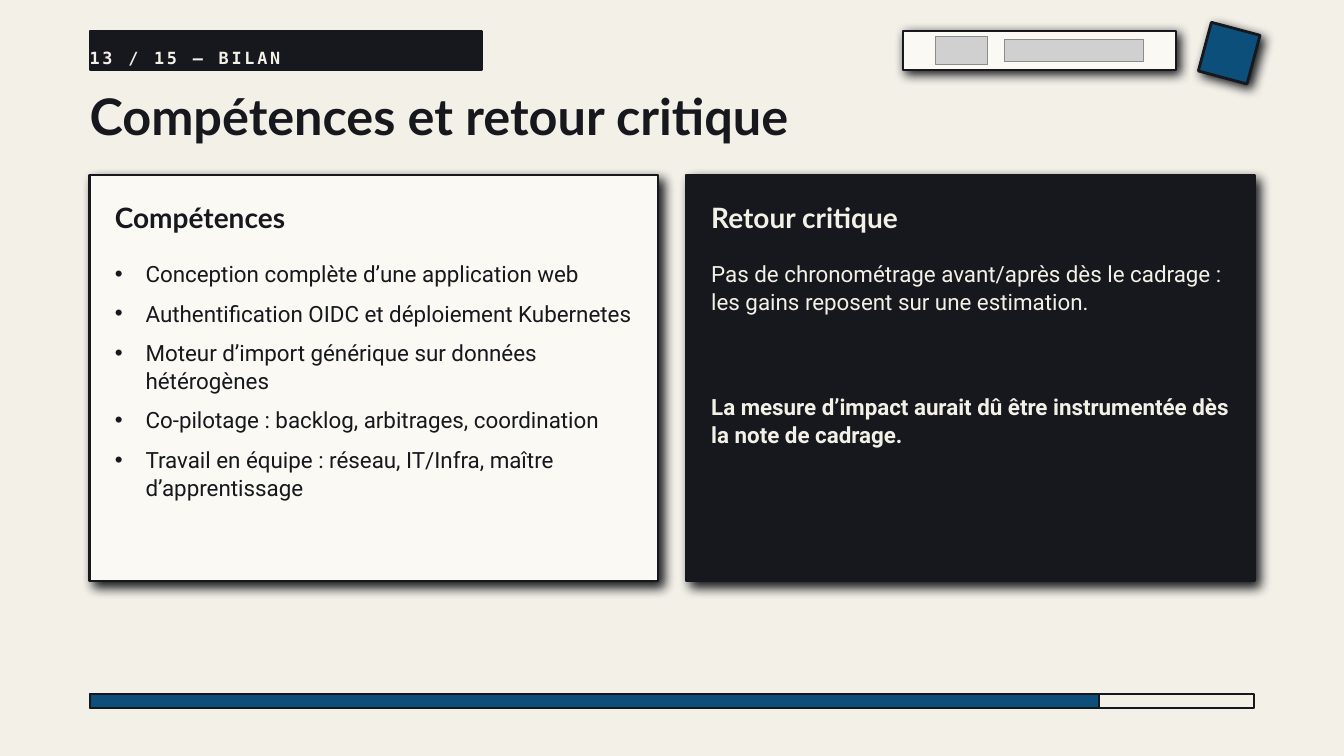
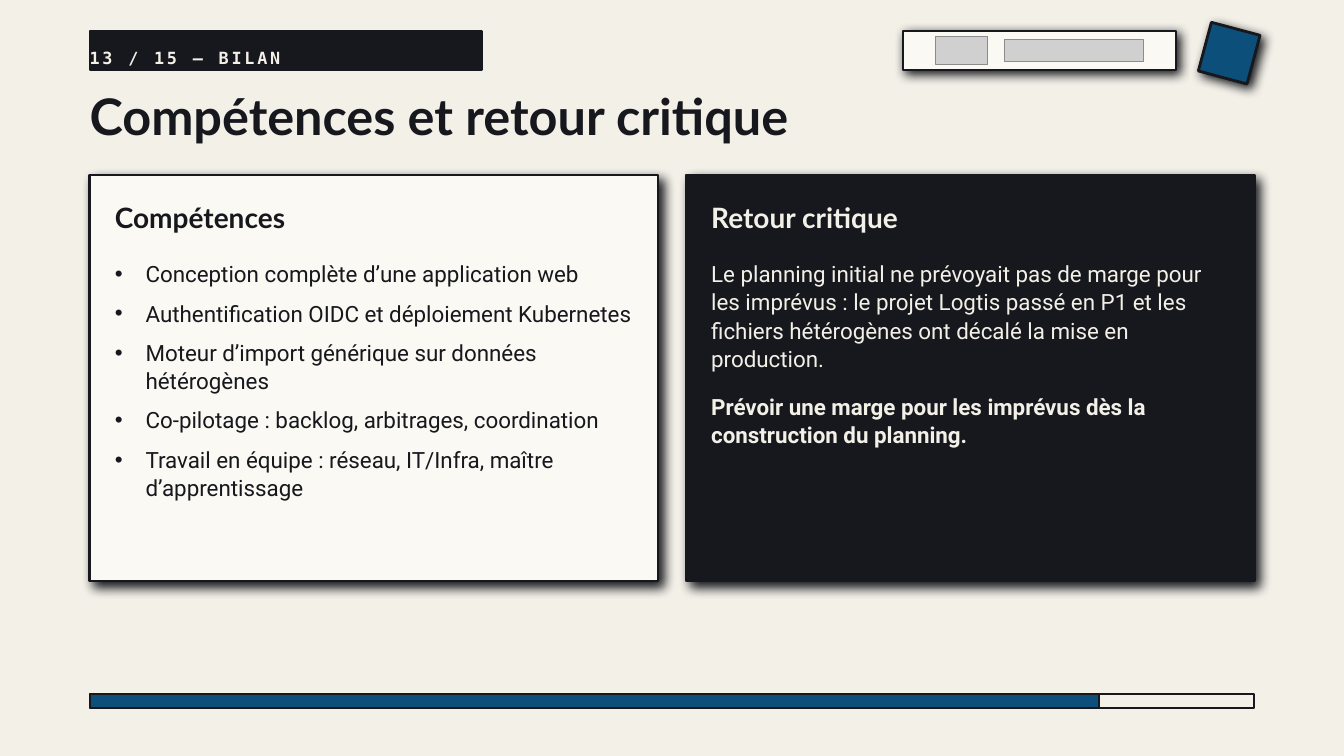
Before and after one commit to falachabt/Icam, a slide deck: slide 13 of Presentation_RIPTIS.pptx. Drawn at 1344x756 pixels with LibreOffice and Linux fonts; fonts in the diff are those of the drawing; grey boxes stand for pictures. Boxes give left, top, right and bottom in pixels: in the first picture for what was removed or moved away, otherwise in the second. Text is boxed around its words. In the diff, an @@ line names an element or a change of style, - is before the commit and + after.

```diff
--- a/Presentation_RIPTIS.pptx
+++ b/Presentation_RIPTIS.pptx
@@ text at <box>711,265,1201,372</box>: text changed @@
-Pas de chronométrage avant/après dès le cadrage : les gains reposent sur une estimation.
+Le planning initial ne prévoyait pas de marge pour les imprévus : le projet Logtis passé en P1 et les fichiers hétérogènes ont décalé la mise en production.
@@ text at <box>711,398,1146,448</box>: text changed @@
-La mesure d’impact aurait dû être instrumentée dès la note de cadrage.
+Prévoir une marge pour les imprévus dès la construction du planning.
```
Also in this commit, not shown: 1 other slide changed, 2 other files.
